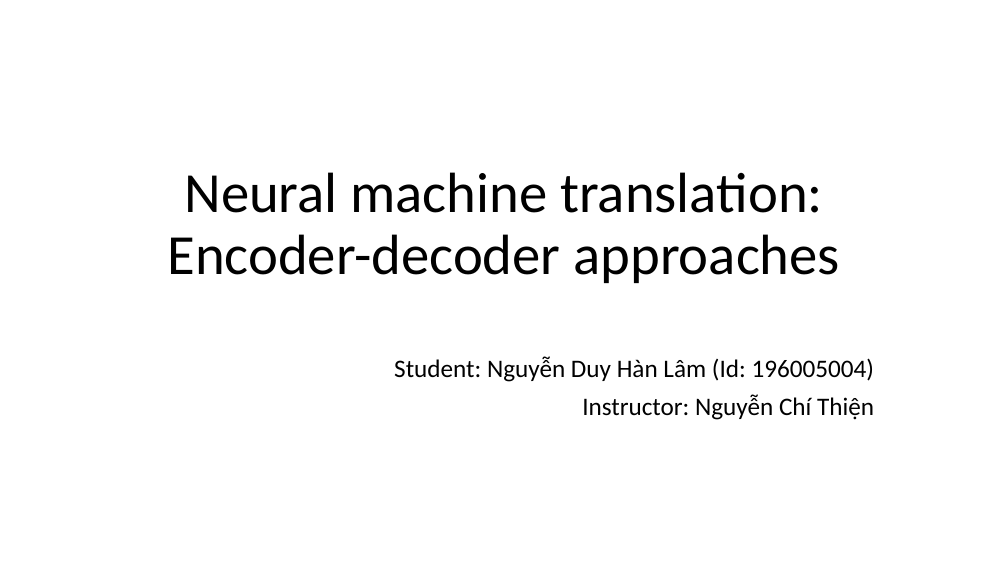
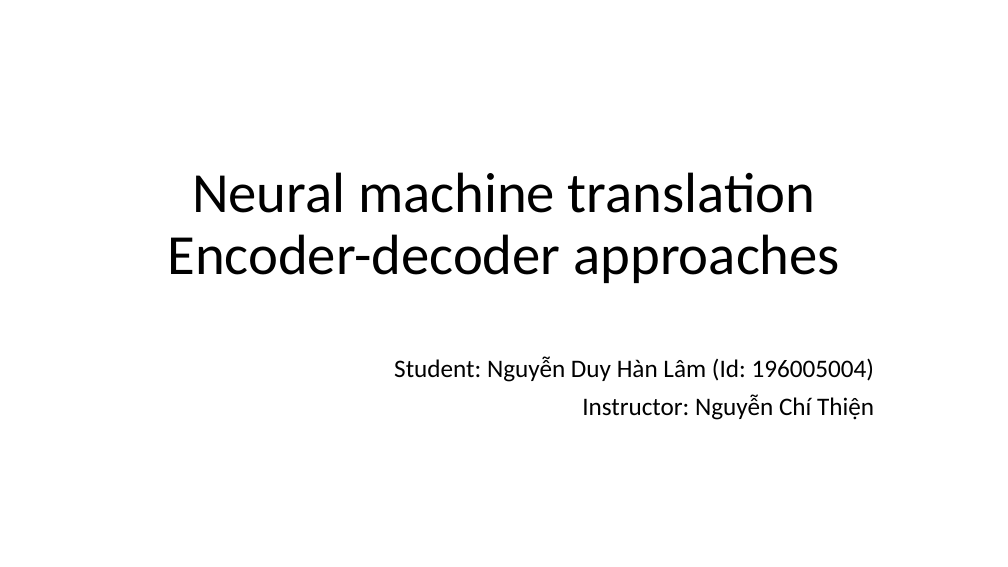
Before and after one commit to nguyenduyhanlam/PTXS-GTNN, a slide deck: slide 1 of encoder_decoder.pptx. Drawn at 1008x567 pixels with LibreOffice and Linux fonts; fonts in the diff are those of the drawing. Boxes give left, top, right and bottom in pixels: in the first picture for what was removed or moved away, otherwise in the second. Text is boxed around its words. In the diff, an @@ line names an element or a change of style, - is before the commit and + after.

```diff
--- a/encoder_decoder.pptx
+++ b/encoder_decoder.pptx
@@ title at (167,172,840,283): text changed @@
-Neural machine translation: Encoder-decoder approaches
+Neural machine translation Encoder-decoder approaches
```
Also in this commit, not shown: 6 slides added, 1 slide removed, 3 other files.
